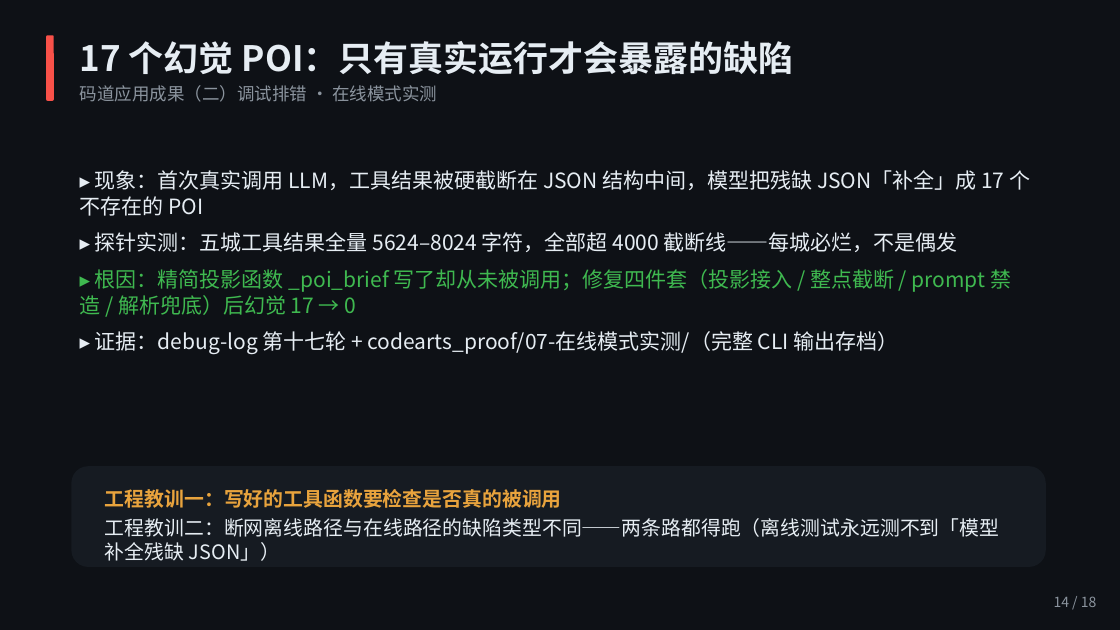
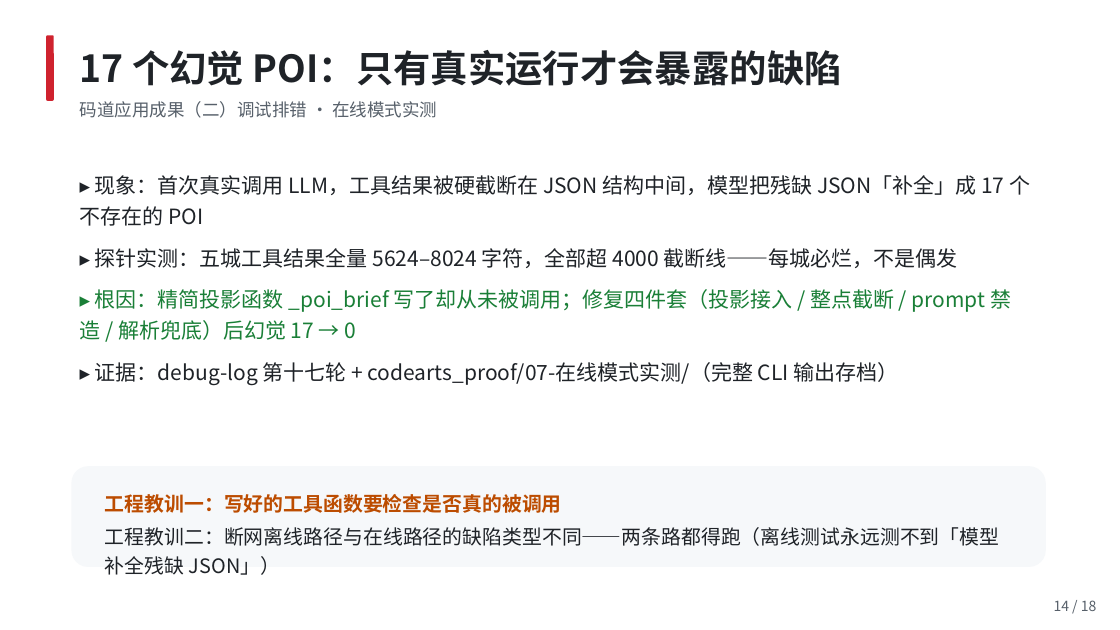
Before and after one commit to josndkosa/shudao-agent, a slide deck: slide 14 of ppt/蜀道智行.pptx. Drawn at 1120x630 pixels with LibreOffice and Linux fonts; fonts in the diff are those of the drawing. Boxes give left, top, right and bottom in pixels: in the first picture for what was removed or moved away, otherwise in the second. Text is boxed around its words. In the diff, an @@ line names an element or a change of style, - is before the commit and + after.

Commit message:
feat(contract+repro): 03K 收口加固——决策协议化与可复现补强 [user 03K任务单]
任务A：事件契约 v1.0.0（event.schema.json + 标准库校验 + 三锁测试，events.py 零改动）
任务B：深链 ?seq=N（隐式 auto=1，与拖进度条同 seek 路径定位，越界如实提示，replaceState 写回 cursor）
任务D：数据溯源旁挂 provenance.json（不出现=未核对；15 个数据文件 diff=0）+ 两锁测试
任务F：requirements 锁 ==（干净 venv 复现）+ .gitignore 断链修复 + package.py 三闸（密钥扫描/--max-mb/目录体积统计）
任务E：全站口径统一 15 城 237 点；易变数字摘除（以 ctl.py ci 输出为准）；gen_ppt 改重出时现读实测；讲稿「可直接接入 CodeArts 流水线」

顺手修两个既有 bug（深链验证时暴露）：
- MockApi.stream 立即 resolve → 兜底 api.plan 双跑 + done 帧 seek 覆盖深链定位（改为等流结束，与 LiveApi 同构；真实端口日志对照实证）
- SSE 业务 done 事件被哨兵判定误吞（narrate/system 段 done 有 stage）→ 前端事件数 < 后端 timeline，seq 深链错位

验证：CI 三连全绿（139 passed + 冒烟 23 步）；默认场景 baseline 逐字一致；
干净 venv 逐项复现 readme 版本表；?seq=17/999 双场景无头断言通过；
package.py 密钥探针与 --max-mb 1 均被拦（打印命中路径/实际体积）；
PPT 程序化重出 + PDF COM 导出（实测口径：139 tests / 冒烟 23 步 / 18 份任务单）

```diff
--- a/ppt/蜀道智行.pptx
+++ b/ppt/蜀道智行.pptx
@@ background #0E1116 to #FFFFFF @@
@@ rounded rectangle at [46,35,54,101]: fill #F85149 to #CF222E @@
@@ text "17 个幻觉 POI：只有真实运行才会暴露的缺陷" at [80,50,842,118]: size 30 to 32 pt, text colour #E6EDF3 to #1F2328 in "17 个幻觉 POI：只有真实运行才会暴露的缺陷"; text colour #8B949E to #57606A in "码道应用成果（二）调试排错 · 在线模式实测"; line spacing 1 to 1.2 @@
@@ text "▸ 现象：首次真实调用 LLM，工具结果被硬截断在 JSON 结构中间，模型把残缺 ..." at [80,175,1030,385]: text colour #E6EDF3 to #1F2328 in "▸ 现象：首次真实调用 LLM，工具结果被硬截断在 JSON 结构中间，模型把残缺 JSON「补全」成 17 ...", "▸ 探针实测：五城工具结果全量 5624–8024 字符，全部超 4000 截断线——每城必烂，不是偶发", "▸ 证据：debug-log 第十七轮 + codearts_proof/07-在线模式实测/（完整 CLI 输出存档）"; text colour #3FB950 to #1A7F37 in "▸ 根因：精简投影函数 _poi_brief 写了却从未被调用；修复四件套（投影接入 / 整点截断 / ..."; line spacing 1 to 1.2 @@
@@ rounded rectangle at [71,466,1046,567]: fill #161B22 to #F6F8FA @@
@@ text "工程教训一：写好的工具函数要检查是否真的被调用" at [105,494,1000,546]: text colour #E8A33D to #BC4C00 in "工程教训一：写好的工具函数要检查是否真的被调用"; text colour #E6EDF3 to #1F2328 in "工程教训二：断网离线路径与在线路径的缺陷类型不同——两条路都得跑（离线测试永远测不到「模型补全残缺 JSON」）"; line spacing 1 to 1.2 @@
@@ text "14 / 18" at [1054,600,1097,611]: text colour #8B949E to #57606A; line spacing 1 to 1.2 @@
```
Also in this commit, not shown: 17 other slides changed, 33 other files.
